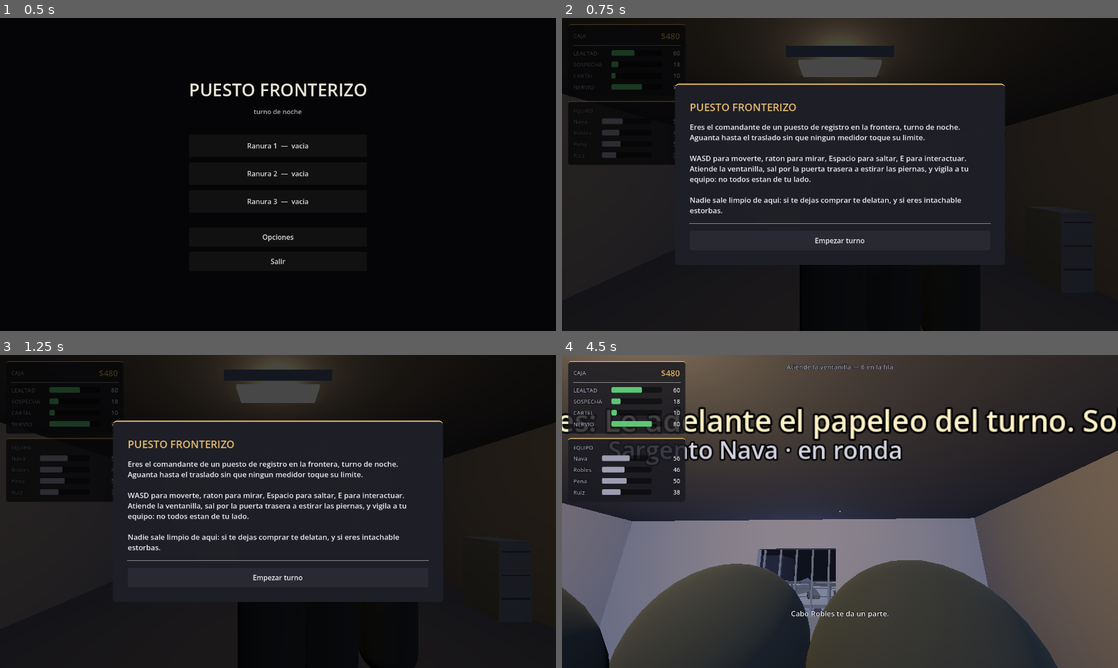
Above: before the commit, frames 1-4 (two rows, left to right).
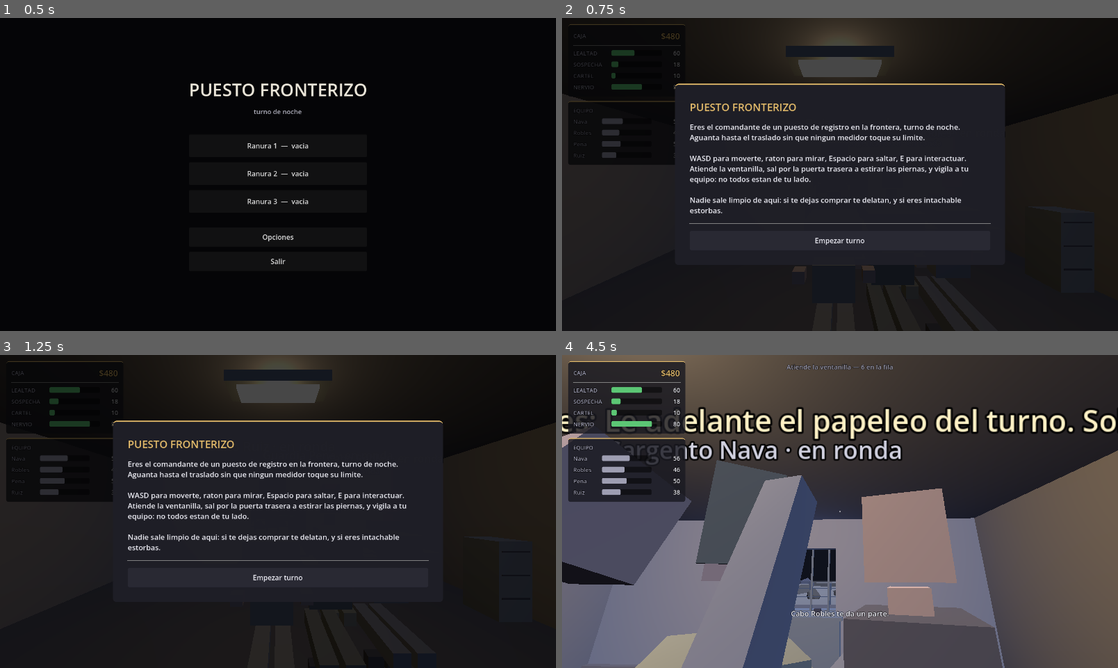
Above: after the commit, the same moments.

Repository: Yorfad/juego
Game: Godot game, scene res://scenes/main_menu.tscn
The game is run twice, just before and just after one commit, with the same random seed, the same clock (stepped at 60 frames per second) and the same inputs.
Inputs (mouse positions are in pixels of both pictures, inside the frame that each line leads up to):
- Up to frame 1 (0.5 s): no input
- Up to frame 2 (0.75 s): click "Ranura 1 — vacia" at 0.5 s
- Up to frame 3 (1.25 s): no input
- Up to frame 4 (4.5 s): click "Empezar turno" at 1.25 s; tap Enter at 2 s; move the mouse to (867, 511) at 2.02 s; hold W from 2.03 s (still down); tap E every 0.75 s from 2.1 to 4.35 s; tap Space at 2.27, 3.02 s; move the mouse to (812, 511) at 2.77 s; move the mouse to (851, 505) at 3.52 s; move the mouse to (834, 517) at 4.27 s

Frame 1 is identical in both runs. In frame 2, 2.4% of the frame differs, in the area x 41-76%, y 78-100%; in frame 3, 2.8%; in frame 4, 34%, in the area x 0-90%, y 22-100%.

Commit message:
Fix ejes de los companeros + puerta que no dejaba pasar
- build_crew.py: los tamanos iban en orden (ancho, ancho, largo); gbox espera
  Godot (ancho X, ALTO Y, fondo Z). Piernas/brazos/torso estaban tumbados.
  Reescrito con orden correcto y mas detalle (~30 piezas: rodillas, cinturon,
  hebilla, bolsillos, cuello, nariz, hombros, codos, manos, gorra con visera,
  gorro, barriga+botella, tablilla).
- Puerta: la zona de "E" era un StaticBody solido en el vano y frenaba al
  jugador. Ahora en capa 2 (el rayo de "E" la ve, el cuerpo no la choca);
  ray.collision_mask = 1|2. Hueco de puerta ensanchado a 1.8, hoja mas ancha,
  bisagra en el plano del vano (menos "encajada"). Saludo a 110 grados.

Co-Authored-By: Claude Sonnet 5 <noreply@anthropic.com>
Claude-Session: https://claude.ai/code/session_01Eay4HqBPnDMfxUkYf3EmSx

Diff:
--- a/scripts/companion.gd
+++ b/scripts/companion.gd
@@ -294,7 +294,7 @@
 	if _arm_r == null:
 		return
 	var tw := create_tween()
-	tw.tween_property(_arm_r, "rotation:x", (deg_to_rad(138.0) if up else 0.0), 0.28)
+	tw.tween_property(_arm_r, "rotation:x", (deg_to_rad(110.0) if up else 0.0), 0.28)
 
 
 # ----------------------------------------------------------------- percepcion
--- a/scripts/player.gd
+++ b/scripts/player.gd
@@ -43,6 +43,7 @@
 	ray.target_position = Vector3(0.0, 0.0, -2.6)
 	ray.collide_with_bodies = true
 	ray.collide_with_areas = false
+	ray.collision_mask = 1 | 2   # capa 1 (interactuables/companeros) + capa 2 (zona de puerta, que no choca)
 	ray.hit_from_inside = true   # detecta interactuables aunque estes pegado a ellos
 	ray.add_exception(self)
 	camera.add_child(ray)
--- a/scripts/world.gd
+++ b/scripts/world.gd
@@ -170,9 +170,9 @@
 	_add_box(Vector3(8, 0.2, 8), Vector3(0, 3.0, 0), wall)            # techo
 	_add_box(Vector3(0.2, 3.2, 8), Vector3(-4, 1.5, 0), wall)         # pared oeste
 	_add_box(Vector3(0.2, 3.2, 8), Vector3(4, 1.5, 0), wall)          # pared este
-	_add_box(Vector3(3.9, 3.2, 0.2), Vector3(-2.05, 1.5, 4), wall)    # trasera izq
-	_add_box(Vector3(2.9, 3.2, 0.2), Vector3(2.55, 1.5, 4), wall)    # trasera der
-	_add_box(Vector3(1.2, 1.0, 0.2), Vector3(0.5, 2.6, 4), wall)     # dintel puerta
+	_add_box(Vector3(3.5, 3.2, 0.2), Vector3(-2.25, 1.5, 4), wall)   # trasera izq  (hueco puerta x[-0.5,1.3])
+	_add_box(Vector3(2.7, 3.2, 0.2), Vector3(2.65, 1.5, 4), wall)   # trasera der
+	_add_box(Vector3(1.8, 1.1, 0.2), Vector3(0.4, 2.65, 4), wall)   # dintel puerta
 	_add_box(Vector3(3.3, 3.2, 0.2), Vector3(-2.45, 1.5, -4), wall)   # frontal izq
 	_add_box(Vector3(3.3, 3.2, 0.2), Vector3(2.45, 1.5, -4), wall)    # frontal der
 	_add_box(Vector3(1.7, 1.0, 0.2), Vector3(0, 2.7, -4), wall)       # dintel
@@ -253,10 +253,9 @@
 # ------------------------------------------------------------------ puerta
 func _build_door() -> void:
 	_door_open = false
-	# Pivote (bisagra) en el borde izquierdo del hueco, un poco DENTRO de la sala
-	# para que la hoja no quede coplanar con la pared (evita el parpadeo).
+	# Pivote (bisagra) en el borde izquierdo del hueco de la pared trasera.
 	_door_pivot = Node3D.new()
-	_door_pivot.position = Vector3(-0.05, 1.02, 3.78)
+	_door_pivot.position = Vector3(-0.45, 1.02, 3.88)
 	add_child(_door_pivot)
 
 	var leaf := StaticBody3D.new()
@@ -264,9 +263,9 @@
 	leaf.collision_mask = 0
 	_door_shape = CollisionShape3D.new()
 	var bs := BoxShape3D.new()
-	bs.size = Vector3(1.05, 1.98, 0.07)
+	bs.size = Vector3(1.68, 1.98, 0.07)
 	_door_shape.shape = bs
-	_door_shape.position = Vector3(0.55, 0.0, 0.0)   # la hoja sale hacia +X del pivote
+	_door_shape.position = Vector3(0.85, 0.0, 0.0)   # la hoja sale hacia +X del pivote
 	leaf.add_child(_door_shape)
 	var mi := MeshInstance3D.new()
 	var bm := BoxMesh.new()
@@ -284,8 +283,10 @@
 	_door_pivot.rotation.y = 0.0
 
 	var zone = _make_interactable(
-		Vector3(1.6, 2.0, 1.6), Vector3(0.5, 1.0, 3.9),
+		Vector3(1.8, 2.0, 1.8), Vector3(0.5, 1.0, 3.9),
 		Color(0, 0, 0), "Abrir / cerrar la puerta")
+	zone.collision_layer = 2   # capa 2: el rayo de "E" la ve, pero no frena al jugador
+	zone.collision_mask = 0
 	zone.connect("interacted", _on_door)
 	_door = zone
 
Binary file added: models/crew_nava.glb
Not shown, added: models/crew_nava.glb.import
Binary file added: models/crew_pena.glb
Not shown, added: models/crew_pena.glb.import
Binary file added: models/crew_robles.glb
Not shown, added: models/crew_robles.glb.import
Binary file added: models/crew_ruiz.glb
Not shown, added: models/crew_ruiz.glb.import
Binary file changed: models/environment.glb
Not shown, changed: blender/build_crew.py
Not shown, changed: blender/build_environment.py
Not shown, added: blender/crew_nava.blend
(and 4 more such lines)
